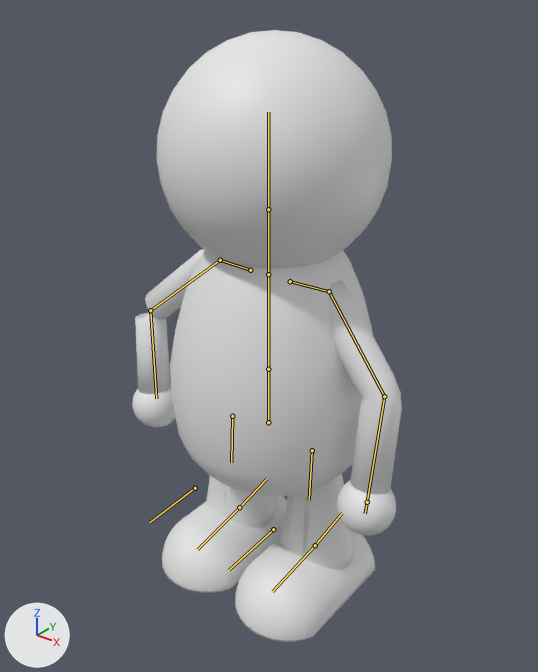
Renders of the Blender file asset_character/character_base_moving.blend from each side of a commit.
One viewpoint serves both versions: a camera (50 mm lens) standing at (1.408, -1.408, 2.034) and looking at (0.004, 0.348, 0.946). Arrows for +X, +Y and +Z are at lower left; the lights stay in place. Both versions are drawn at frame 0 of the action 'Attack'; the numbers are the values there. The bones that bend it are drawn over the model as lines.
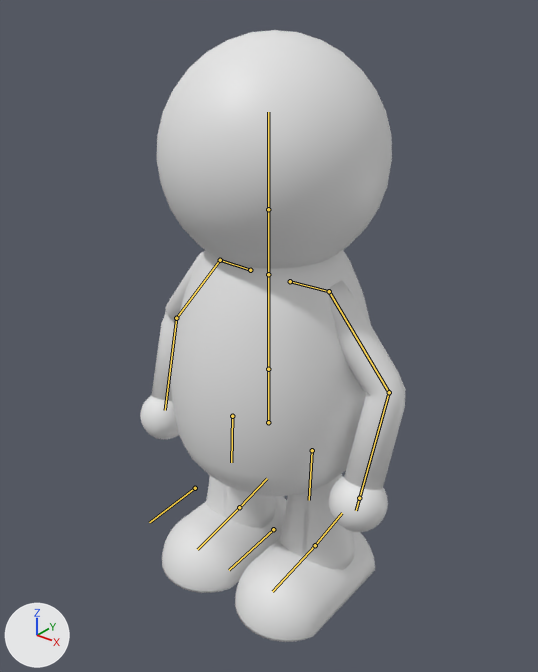
Pixel boxes (x1, y1, x2, y2) of what changed, in the pictures (538 x 672 px):
'Cylinder.004', posed: before (132, 30, 402, 642); after (140, 30, 406, 642)
bone 'forearm.L', root to tip: before (384, 396) to (367, 502); after (389, 392) to (359, 498)
bone 'dedoL', root to tip: before (367, 502) to (365, 513); after (359, 498) to (356, 510)
bone 'forearm.R', root to tip: before (150, 310) to (156, 398); after (176, 318) to (165, 410)

What the commit changed:
Bone 'forearm.L' (bone_forearm_l) turns from (-132, -17, -25) to (-128, -20, -22) degrees about its own x, y and z.
Bone 'dedoL' (bone_dedol) turns from (0, 0, 0) to (6, 0, -9) degrees about its own x, y and z.
Bone 'forearm.R' (bone_forearm_r) turns from (68, 161, -23) to (-69, -38, 65) degrees about its own x, y and z.
Bone 'mao.L' (bone_mao_l) moves from (-0.774, -0.138, -0.96) to (-0.818, -0.139, -0.961).
Bone 'mao.R' (bone_mao_r) moves from (0.79, -0.147, -0.915) to (0.856, -0.146, -0.97).
